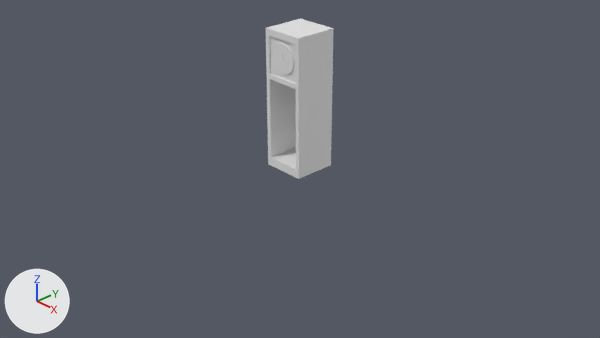
Two versions of the Blender file blender/clock.blend, one commit apart.
The view is the same before and after, from the file's camera 'Camera'. Every picture has the same lights, and +X, +Y and +Z are marked at lower left.

Script lines for the objects in view, before the commit:
```python
me_cube_004 = bpy.data.meshes.new('Cube.004')
me_cube_004.from_pydata(...)  # 90 vertices, 88 faces; spans x -0.3..0.3, y -0.3..0.3, z -0.3..1.6
me_cube_005 = bpy.data.meshes.new('Cube.005')
me_cube_005.from_pydata(...)  # 96 vertices, 34 faces; spans x -0.195..0.205, y -0.297..-0.267, z 1.064..1.464
me_cube_005.polygons.foreach_set('use_smooth', [True] * 34)
ob_box = bpy.data.objects.new('box', me_cube_004)
ob_box.location = (0.003, 0.0, 0.3)
ob_clock_face = bpy.data.objects.new('clock face', me_cube_005)
ob_clock_face.location = (0.003, 0.0, 0.3)
_m = ob_clock_face.modifiers.new('EdgeSplit', 'EDGE_SPLIT')
_m = ob_clock_face.modifiers.new('Subdivision', 'SUBSURF')
```
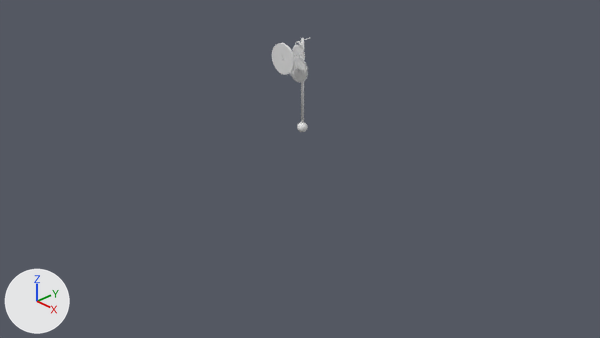
Boxes [x1, y1, x2, y2] around the edits, measured in the pictures (600 x 338 px):
```json
{"object": "box", "change": "hidden", "before": [266, 18, 334, 179]}
{"object": "gearwheel_minutes", "change": "added", "after": [291, 56, 308, 83]}
{"object": "gearwheel_minutes_mini", "change": "added", "after": [295, 68, 299, 72]}
```

The change, as JSON lines over the scene's bpy script:
```json
{"op": "add", "block": "me_cylinder_009", "code": ["me_cylinder_009 = bpy.data.meshes.new('Cylinder.009')", "me_cylinder_009.from_pydata(...)  # 320 vertices, 302 faces; spans x -0.0296..0.0296, y -0.0703..-0.0503, z -0.0296..0.0296"]}
{"op": "add", "block": "me_cylinder_008", "code": ["me_cylinder_008 = bpy.data.meshes.new('Cylinder.008')", "me_cylinder_008.from_pydata(...)  # 2048 vertices, 1922 faces; spans x -0.11..0.11, y -0.11..0.11, z -0.01..0.01"]}
{"op": "add", "block": "ob_box", "code": "ob_box.hide_set(True)"}
{"op": "add", "block": "ob_gearwheel_minutes_mini", "code": ["ob_gearwheel_minutes_mini = bpy.data.objects.new('gearwheel_minutes_mini', me_cylinder_009)", "ob_gearwheel_minutes_mini.location = (0.022, 0.0, 1.371)"]}
{"op": "add", "block": "ob_gearwheel_minutes", "code": ["ob_gearwheel_minutes = bpy.data.objects.new('gearwheel_minutes', me_cylinder_008)", "ob_gearwheel_minutes.location = (0.022, -0.038, 1.371)", "ob_gearwheel_minutes.rotation_euler = (1.571, 0.0, 0.0)  # degrees (90, 0, 0)", "ob_gearwheel_minutes.scale = (1.55, 1.55, 1.55)"]}
```
